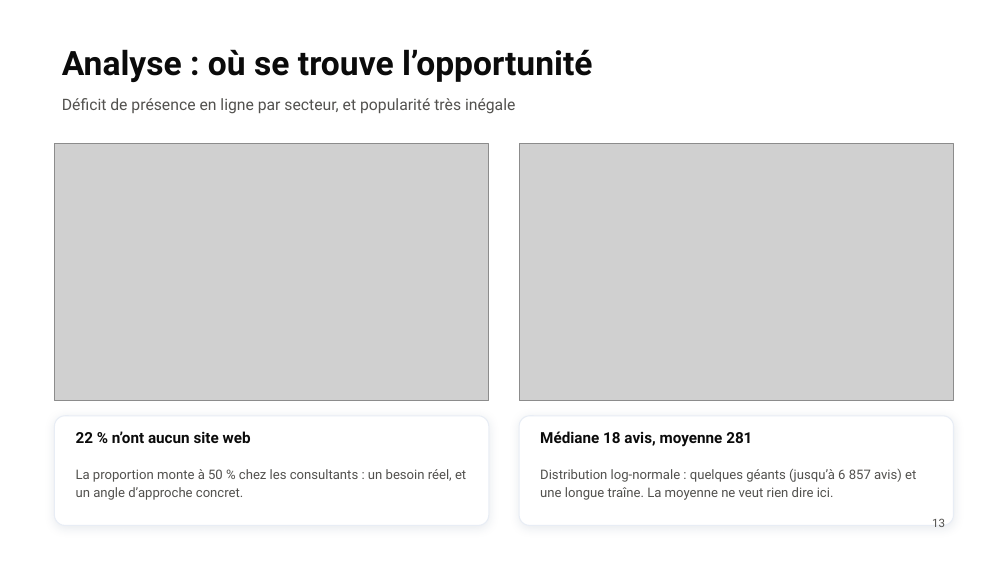
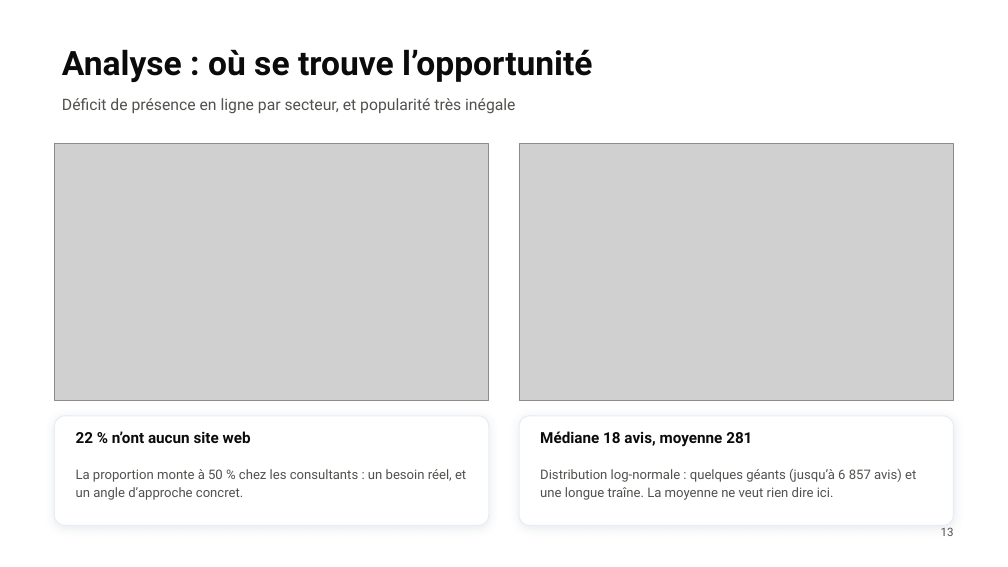
Before and after one commit to slaym-13/Prospect-Suite, a slide deck: slide 13 of presentation/IOADA202_HARMACH_SOULAIMANE_VF.pptx. Drawn at 1008x567 pixels with LibreOffice and Linux fonts; fonts in the diff are those of the drawing; grey boxes stand for pictures; background and template pictures are left out. Boxes give left, top, right and bottom in pixels: in the first picture for what was removed or moved away, otherwise in the second. Text is boxed around its words. In the diff, an @@ line names an element or a change of style, - is before the commit and + after.

```diff
--- a/presentation/IOADA202_HARMACH_SOULAIMANE_VF.pptx
+++ b/presentation/IOADA202_HARMACH_SOULAIMANE_VF.pptx
@@ text "Déficit de présence en ligne ..." at bbox=[62, 98, 515, 114]: less space between paragraphs @@
@@ page number: place and size @@
-page number at bbox=[932, 518, 945, 527]
+page number at bbox=[941, 527, 954, 536]
```
Also in this commit, not shown: 20 other slides changed.
